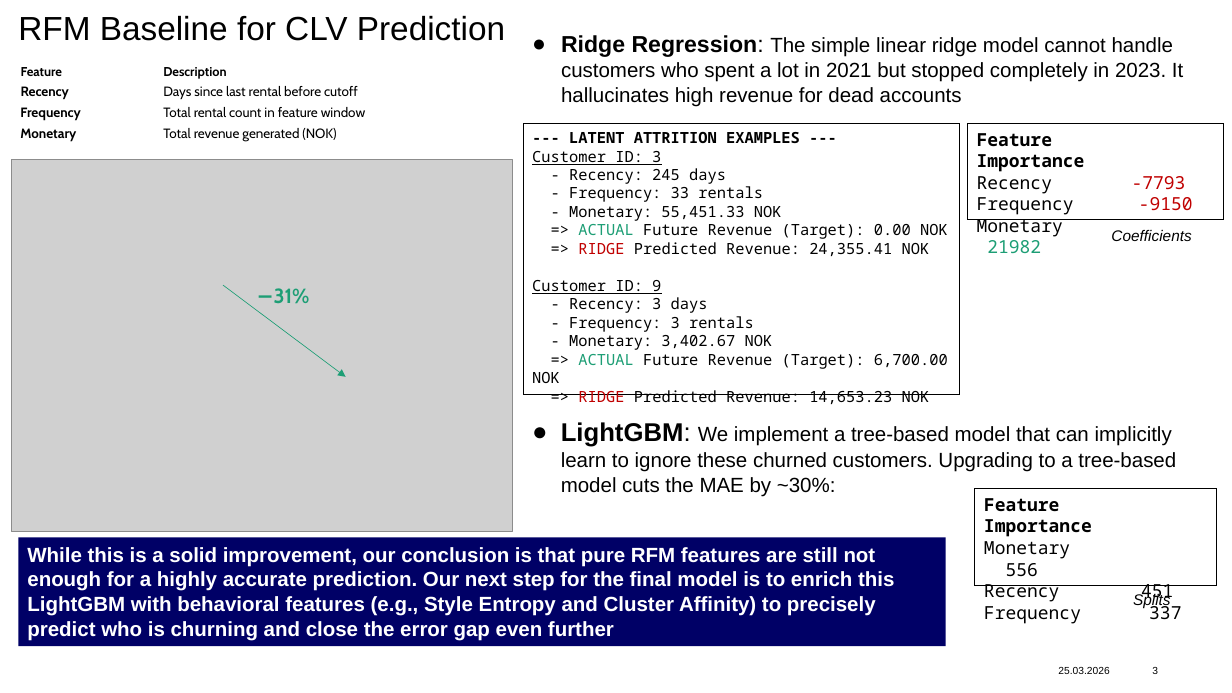
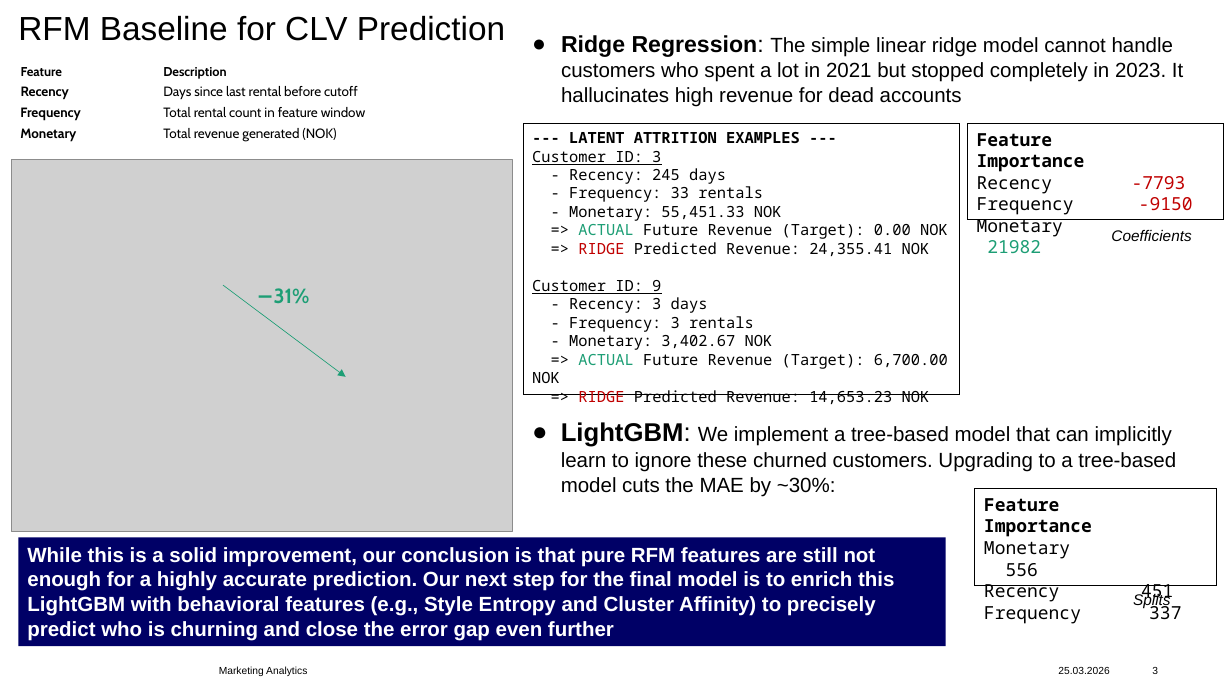
Before and after one commit to juliusatgit/Marketing-Analytics, a slide deck: slide 3 of Presentations/Assignment_2_MA.pptx. Drawn at 1232x693 pixels with LibreOffice and Linux fonts; fonts in the diff are those of the drawing; grey boxes stand for pictures; background and template pictures are left out. Boxes give left, top, right and bottom in pixels: in the first picture for what was removed or moved away, otherwise in the second. Text is boxed around its words. In the diff, an @@ line names an element or a change of style, - is before the commit and + after.

```diff
--- a/Presentations/Assignment_2_MA.pptx
+++ b/Presentations/Assignment_2_MA.pptx
@@ text added at (x1=219, y1=666, x2=307, y2=676), 8 pt, text #000000 @@
+Marketing Analytics
```
Also in this commit, not shown: 2 other slides changed.
